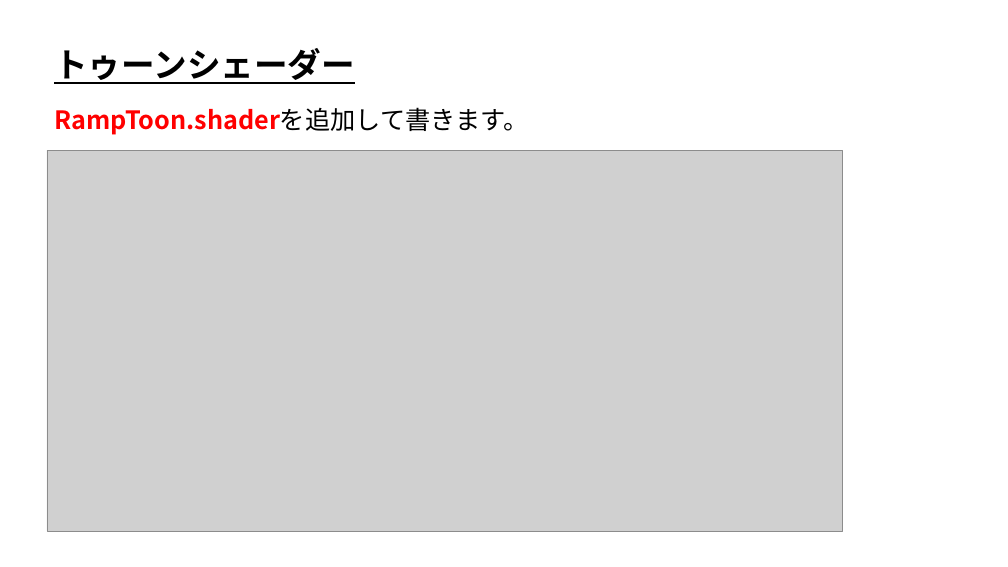
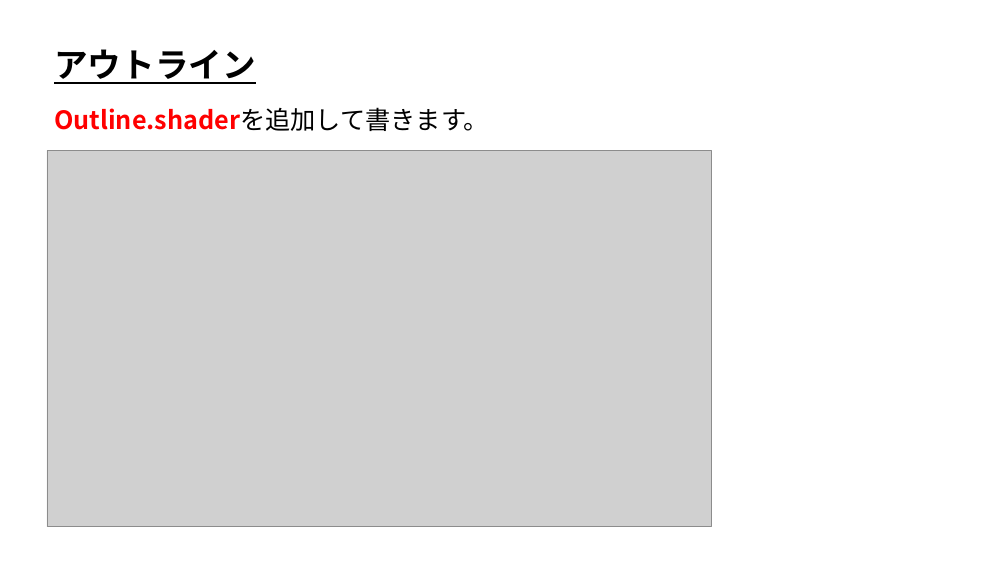
Before and after one commit to ArakiYusuke-Ohara/Textbook, a slide deck: slide 3 of ゲーム科2年/01_後期/ゲームプログラミング応用Ⅰ/09_複数Passでアウトライン.pptx. Drawn at 1008x567 pixels with LibreOffice and Linux fonts; fonts in the diff are those of the drawing; grey boxes stand for pictures. Boxes give left, top, right and bottom in pixels: in the first picture for what was removed or moved away, otherwise in the second. Text is boxed around its words. In the diff, an @@ line names an element or a change of style, - is before the commit and + after.

Commit message:
アウトラインスライド作成

```diff
--- a/ゲーム科2年/01_後期/ゲームプログラミング応用Ⅰ/09_複数Passでアウトライン.pptx
+++ b/ゲーム科2年/01_後期/ゲームプログラミング応用Ⅰ/09_複数Passでアウトライン.pptx
@@ text at box(54, 49, 256, 84): text changed @@
-トゥーンシェーダー
+アウトライン
@@ text at box(54, 107, 489, 131): text changed @@
-RampToon.shaderを追加して書きます。
+Outline.shaderを追加して書きます。
@@ picture: place and size @@
-picture at box(47, 150, 843, 532)
+picture at box(47, 150, 712, 527)
```
Also in this commit, not shown: 2 other slides changed, 8 slides added, 6 slides removed.
